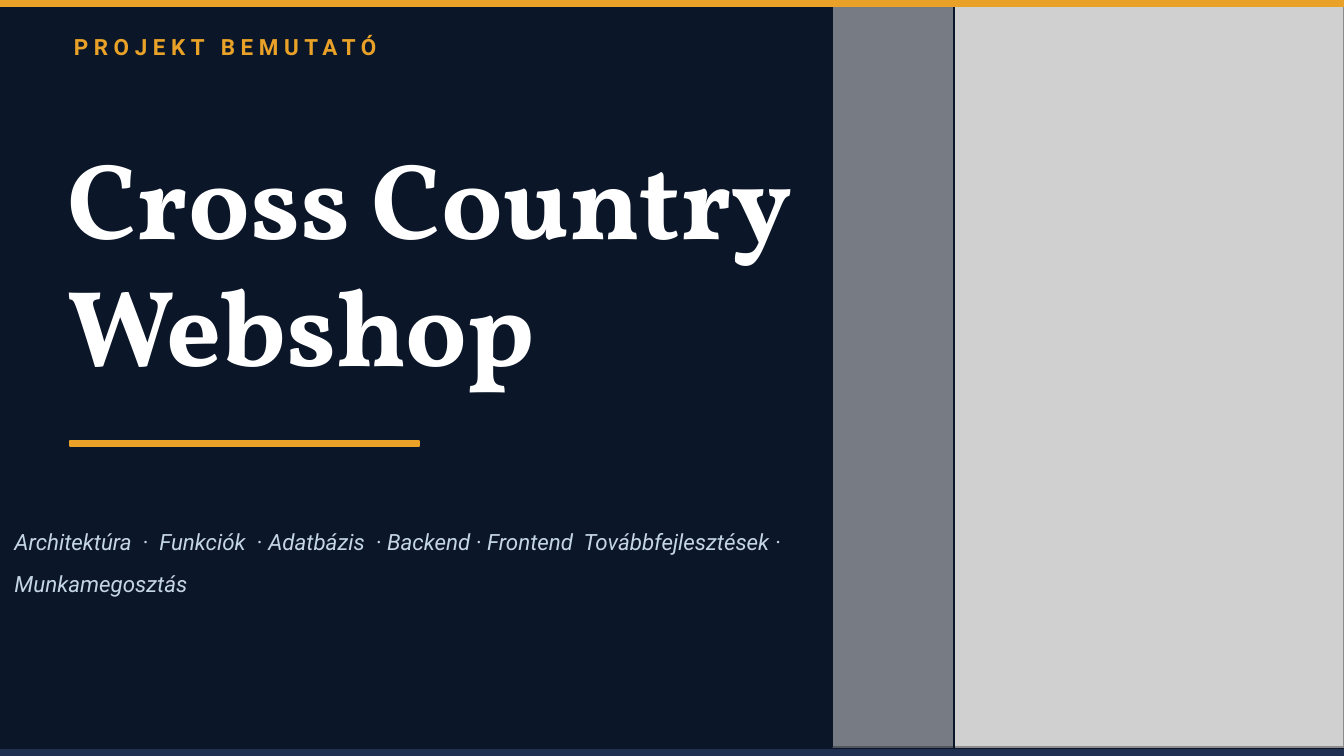
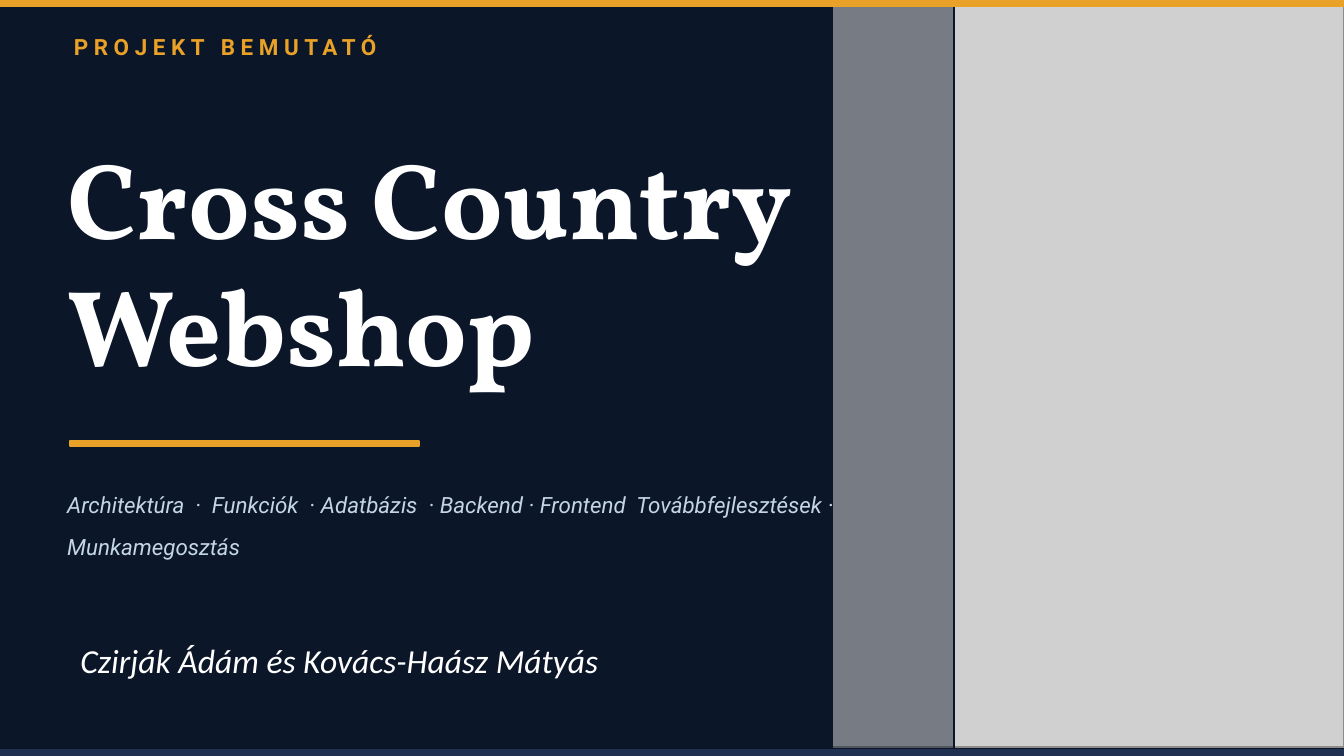
Before and after one commit to hihi-dotcom/CrossCountryBuilds_Webshop, a slide deck: slide 1 of doc/CrossCountryWebshop_Premium (1).pptx. Drawn at 1344x756 pixels with LibreOffice and Linux fonts; fonts in the diff are those of the drawing; grey boxes stand for pictures. Boxes give left, top, right and bottom in pixels: in the first picture for what was removed or moved away, otherwise in the second. Text is boxed around its words. In the diff, an @@ line names an element or a change of style, - is before the commit and + after.

```diff
--- a/doc/CrossCountryWebshop_Premium (1).pptx
+++ b/doc/CrossCountryWebshop_Premium (1).pptx
@@ rectangle: place and size @@
-rectangle at bbox=[0, 0, 832, 746]
+rectangle at bbox=[0, 0, 832, 755]
@@ text "Architektúra · Funkciók · Adatbázis ...": place and size @@
-text "Architektúra · Funkciók · Adatbázis ..." at bbox=[14, 533, 770, 597]
+text "Architektúra · Funkciók · Adatbázis ..." at bbox=[67, 496, 822, 560]
@@ text added at bbox=[80, 646, 598, 679], 18 pt, text #FFFFFF, italic @@
+Czirják Ádám és Kovács-Haász Mátyás
```
Also in this commit, not shown: 4 other slides changed, 1 slide added, 2 slides removed, 2 other files.
